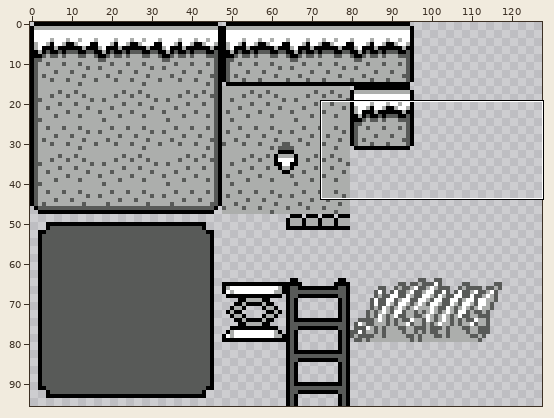
File history of a sprite sheet, world1/tiles.png. The first picture is a wide view before the edit; the outline marks the close-up.
Close-up. Before the edit:
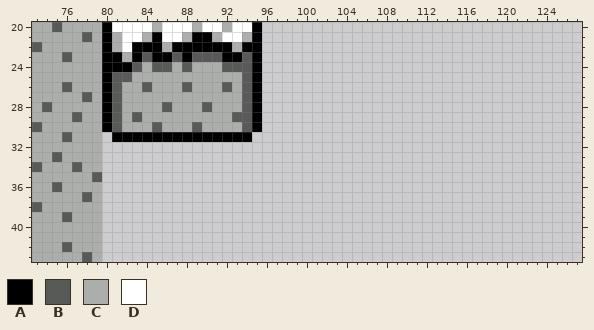
The file is 128x96 pixels. Shown: x 73..127, y 20..43.
Palette (. is transparent): A #000000  B #585a58  C #acaeac  D #ffffff
Pixels before, first column x 73:
20 CCBCCCCADDDDCDDDCDDCDDA
21 CCCCCBCACDDCADDCAACDDCA
22 BCCCCCCACDAAACAAAAAACAA
23 CCCBCCCAACABAABABBBAABA
24 CCCCCCCAAABCBBCBCCCBBBA
25 CCCCCCCABBCCCCCCCCCCCBA
26 CCCBCCCABCCBCCCBCCCBCBA
27 CCCCCBCABCCCCCCCCCCCCBA
28 CBCCCCCABCCCCBCCCBCCCBA
29 CCCCBCCABCBCCCCCCCCCBBA
30 BCCCCCCABCCCBCCCBCCCCBA
31 CCCBCCC.AAAAAAAAAAAAAA.
32 CCCCCCC................
33 CCBCCCC................
34 BCCCBCC................
35 CCCCCCB................
36 CCBCCCC................
37 CCCCCBC................
38 BCCCCCC................
39 CCCBCCC................
40 CCCCCCC................
41 CCCCCCC................
42 CCCBCCC................
43 CCCCCBC................
Once edited:
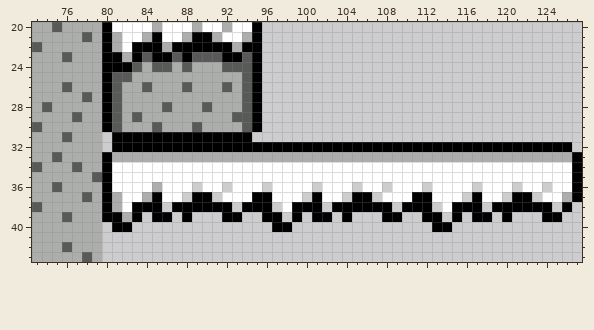
Changes in this commit:
Colour A now appears in row 32 at x 81 to 126; in rows 33 to 36 at x 80 and 127; in row 37 at x 80, 85, 89 to 90, 95 to 96, 101, 105 to 106, 111 to 112, 117, 121 to 122 and 127; in row 38 at x 80, 83 to 85, 87 to 92, 94 to 96, 99 to 101, 103 to 108, 110 to 112, 115 to 117, 119 to 124 and 126; in row 39 at x 80 to 81, 83, 85 to 86, 88, 92 to 93, 96 to 97, 99, 101 to 102, 104, 108 to 109, 112 to 113, 115, 117 to 118, 120 and 124 to 125; in row 40 at x 81 to 82, 97 to 98 and 113 to 114.
Colour C now appears in row 33 at x 81 to 126; in row 36 at x 85; in row 37 at x 81, 84 and 126; in row 38 at x 81; in row 39 at x 82.
Colour D now appears in rows 34 to 35 at x 81 to 126; in row 36 at x 81 to 84, 86 to 88, 90 to 91, 93 to 95, 97 to 100, 102 to 104, 106 to 107, 109 to 111, 113 to 116, 118 to 120, 122 to 123 and 125 to 126; in row 37 at x 82 to 83, 86 to 87, 92 to 94, 97 to 99, 102 to 103, 108 to 110, 113 to 115, 118 to 119 and 124 to 125; in row 38 at x 82, 98 and 114.
